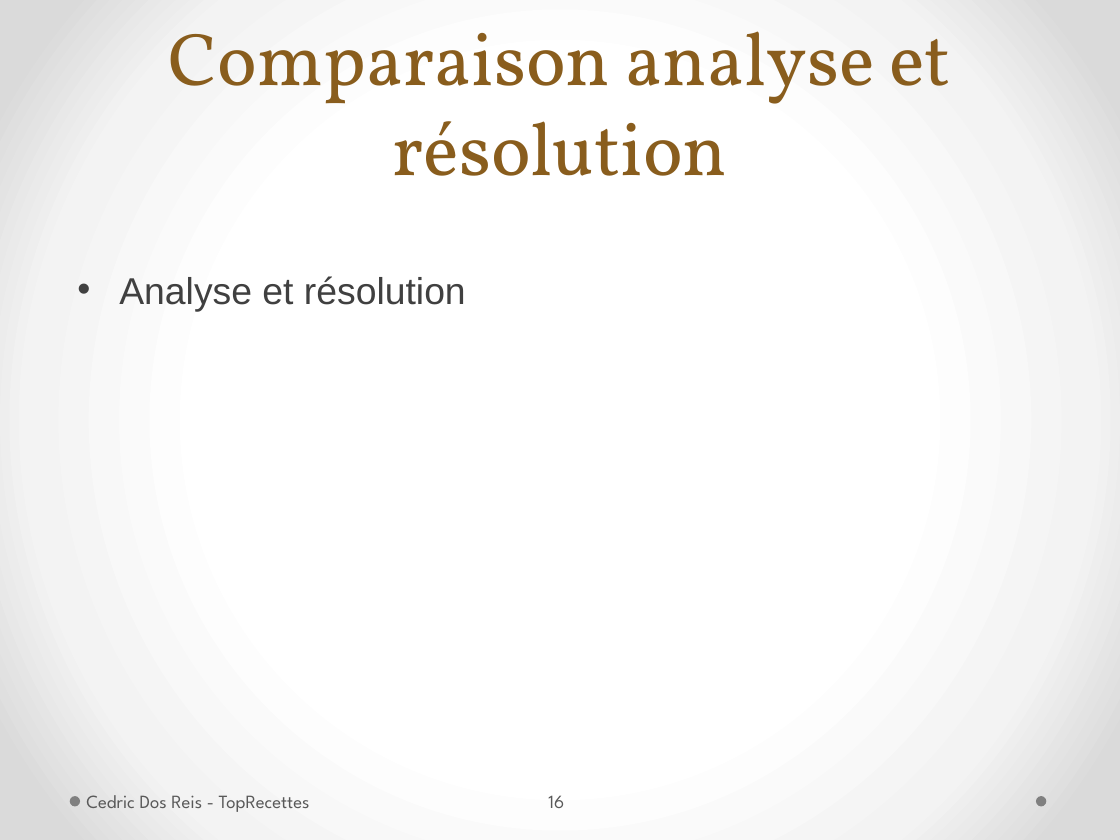
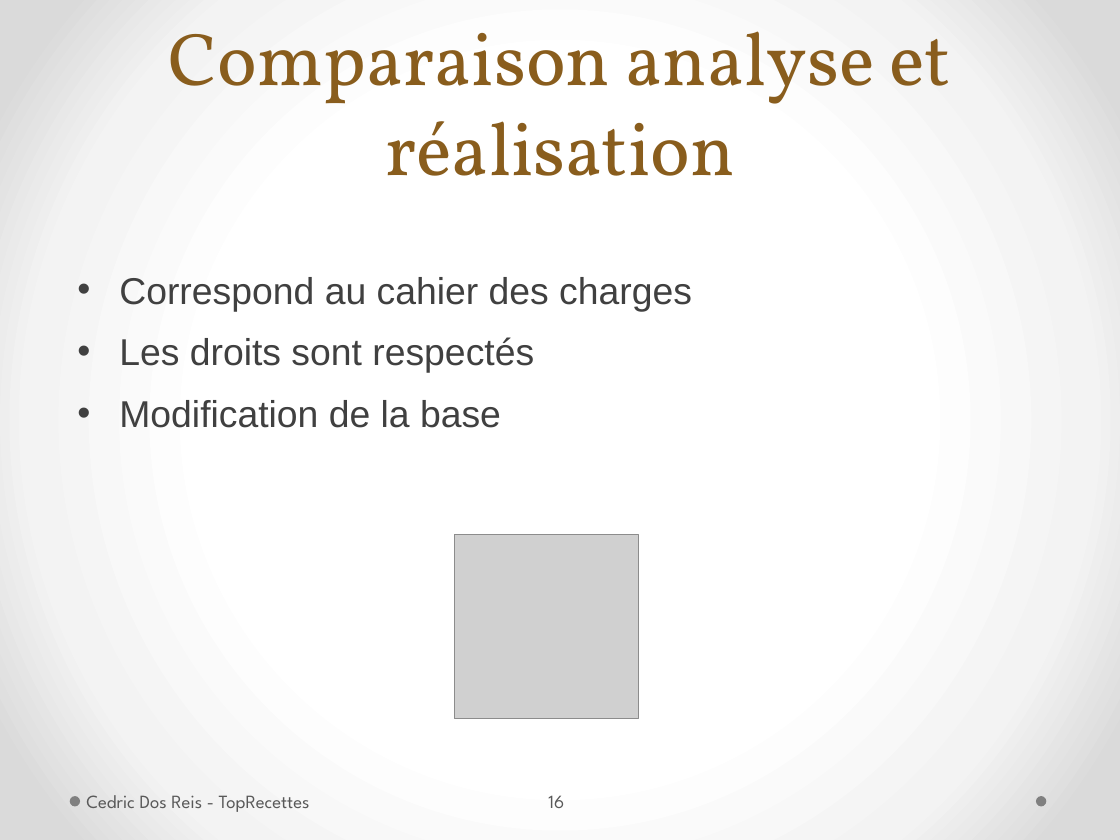
Before and after one commit to MrBeelzeBob/TopRecettes, a slide deck: slide 16 of Rendu final/PrésentationTPI2015_TopRecette.pptx. Drawn at 1120x840 pixels with LibreOffice and Linux fonts; fonts in the diff are those of the drawing; grey boxes stand for pictures. Boxes give left, top, right and bottom in pixels: in the first picture for what was removed or moved away, otherwise in the second. Text is boxed around its words. In the diff, an @@ line names an element or a change of style, - is before the commit and + after.

```diff
--- a/Rendu final/PrésentationTPI2015_TopRecette.pptx
+++ b/Rendu final/PrésentationTPI2015_TopRecette.pptx
@@ title at box(169, 31, 951, 176): text changed @@
-Comparaison analyse et résolution
+Comparaison analyse et réalisation
@@ text at box(119, 277, 692, 428): text changed @@
-• Analyse et résolution
+• Correspond au cahier des charges
+• Les droits sont respectés
+• Modification de la base
@@ picture added at box(455, 534, 638, 718) @@
```
Also in this commit, not shown: 7 other slides changed, 1 other file.
